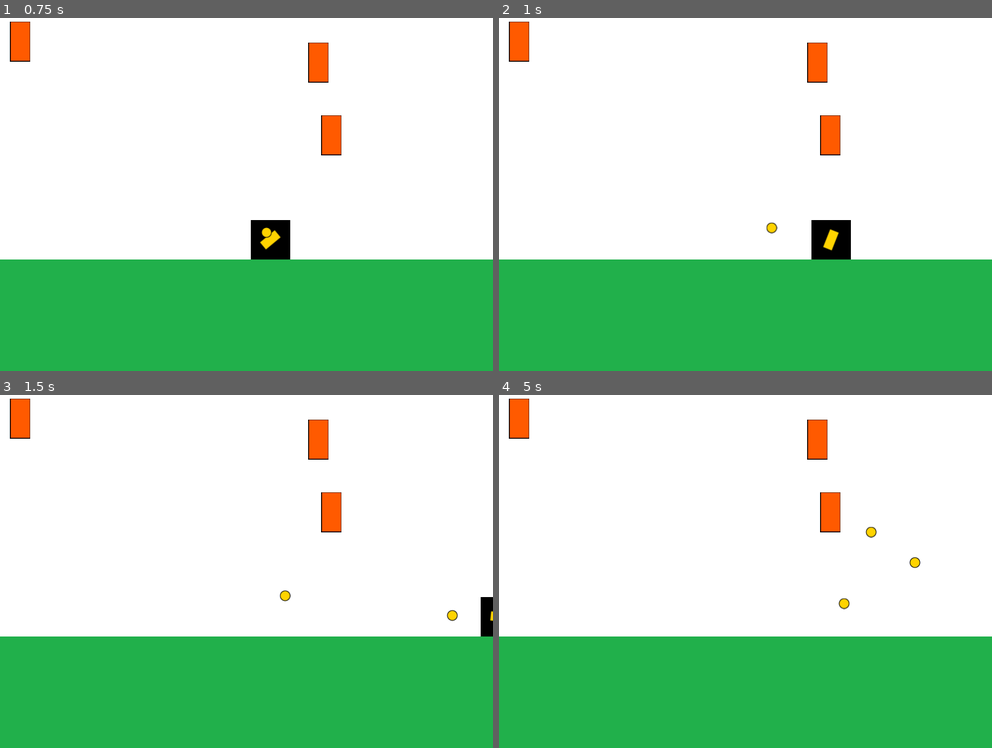
Above: before the commit, frames 1-4 (two rows, left to right).
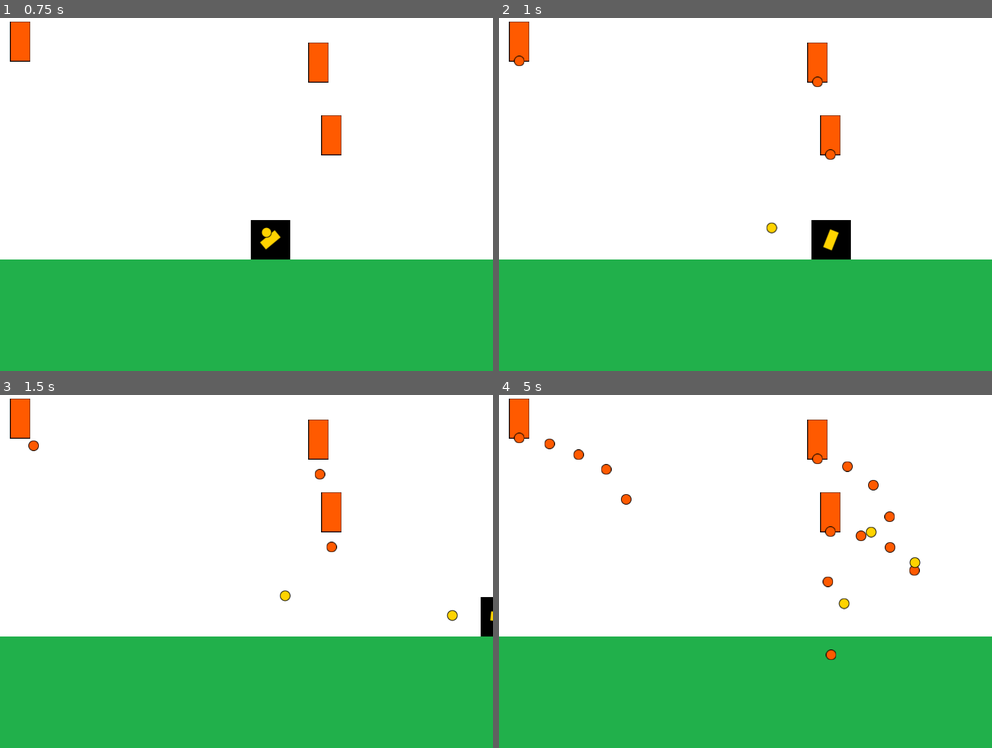
Above: after the commit, the same moments.

Repository: mdAlvarenga/entregas-ipv-alvarenga-marcos
Game: Godot game, scene res://Main.tscn
Two runs of this game, one before a commit and one after it. Both use one fixed random seed, a clock stepped at 60 frames per second and the inputs below.
Inputs (mouse positions are in pixels of both pictures, inside the frame that each line leads up to):
- Up to frame 1 (0.75 s): tap Enter at 0.5 s; move the mouse to (354, 166) at 0.52 s; hold D (move_right) from 0.53 s (still down); click (354, 166) at 0.6 s
- Up to frame 2 (1 s): keep holding D (move_right)
- Up to frame 3 (1.5 s): move the mouse to (147, 582) at 1.27 s; release D (move_right) at 1.28 s; hold A (move_left) from 1.28 s (still down); click (147, 582) at 1.35 s
- Up to frame 4 (5 s): move the mouse to (794, 483) at 2.02 s; release A (move_left) at 2.03 s; hold D (move_right) 2.03-3.53 s; click (794, 483) at 2.1 s; move the mouse to (720, 638) at 2.77 s; click (720, 638) at 2.85 s; move the mouse to (893, 617) at 3.52 s; hold A (move_left) from 3.53 s (still down); click (893, 617) at 3.6 s; move the mouse to (597, 507) at 4.27 s; click (597, 507) at 4.35 s

Frame 1 is identical in both runs. In frame 2, 0.1% of the frame differs, in the area x 3-69%, y 10-41%; in frame 3, 0.2%; in frame 4, 0.8%, in the area x 3-86%, y 10-76%.

Commit message:
Fix activando disparos de torretas

Diff:
--- a/entrega-2-alvarenga-marcos/TurretSpawner.gd
+++ b/entrega-2-alvarenga-marcos/TurretSpawner.gd
@@ -19,9 +19,9 @@
 
 func _spawn_turret():
 	var turret:Turret = turret_scene.instance()
+	var position = _get_random_position_for(turret.get_turret_width(), turret.get_turret_height())
+	turret.set_position(position)
 	turret.set_values(player, container)
-
-	turret.set_position(_get_random_position_for(turret.get_turret_width(), turret.get_turret_height()))
 	container.add_child(turret)
 
 func _get_random_position_for(x_spawn_left_limit, y_spawn_top_limit):
--- a/entrega-2-alvarenga-marcos/entities/AbstractProjectile.gd
+++ b/entrega-2-alvarenga-marcos/entities/AbstractProjectile.gd
@@ -12,11 +12,11 @@
 func set_starting_values(starting_position:Vector2, dir:Vector2):
 	global_position = starting_position
 	self.direction = dir
-	$Timer.start()
 	set_physics_process(true)
 
 func _physics_process(delta):
 	position += direction * speed * delta
 
-func _on_Timer_timeout():
+func _on_VisibilityNotifier2D_screen_exited():
+	print("Delete requested")
 	emit_signal("delete_requested", self)
--- a/entrega-2-alvarenga-marcos/entities/AbstractProjectile.tscn
+++ b/entrega-2-alvarenga-marcos/entities/AbstractProjectile.tscn
@@ -5,7 +5,6 @@
 [node name="Projectile" type="Sprite"]
 script = ExtResource( 1 )
 
-[node name="Timer" type="Timer" parent="."]
-one_shot = true
+[node name="VisibilityNotifier2D" type="VisibilityNotifier2D" parent="."]
 
-[connection signal="timeout" from="Timer" to="." method="_on_Timer_timeout"]
+[connection signal="screen_exited" from="VisibilityNotifier2D" to="." method="_on_VisibilityNotifier2D_screen_exited"]
--- a/entrega-2-alvarenga-marcos/entities/enemies/Turret.gd
+++ b/entrega-2-alvarenga-marcos/entities/enemies/Turret.gd
@@ -7,10 +7,12 @@
 var player:Sprite
 var projectile_container:Node
 
+func _ready():
+	$Timer.start()
+
 func set_values(player, projectile_container):
 	self.player = player
 	self.projectile_container = projectile_container
-	$Timer.start()
 
 func _on_Timer_timeout():
 	fire()
--- a/entrega-2-alvarenga-marcos/entities/enemies/Turret.tscn
+++ b/entrega-2-alvarenga-marcos/entities/enemies/Turret.tscn
@@ -9,8 +9,9 @@
 script = ExtResource( 2 )
 projectile_scene = ExtResource( 3 )
 
-[node name="FirePosition" type="Position2D" parent="."]
-
 [node name="Timer" type="Timer" parent="."]
 
+[node name="FirePosition" type="Position2D" parent="."]
+position = Vector2( -0.0561218, 31.8316 )
+
 [connection signal="timeout" from="Timer" to="." method="_on_Timer_timeout"]
--- a/entrega-2-alvarenga-marcos/entities/player/Projectile.tscn
+++ b/entrega-2-alvarenga-marcos/entities/player/Projectile.tscn
@@ -6,6 +6,3 @@
 [node name="Projectile" instance=ExtResource( 1 )]
 texture = ExtResource( 2 )
 speed = 50.0
-
-[node name="Timer" parent="." index="0"]
-wait_time = 5.0
